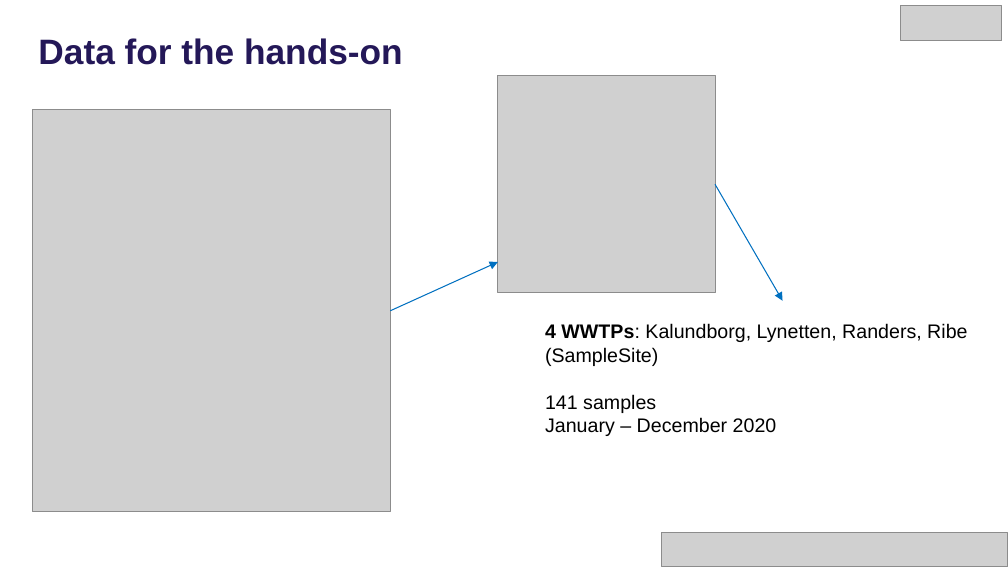
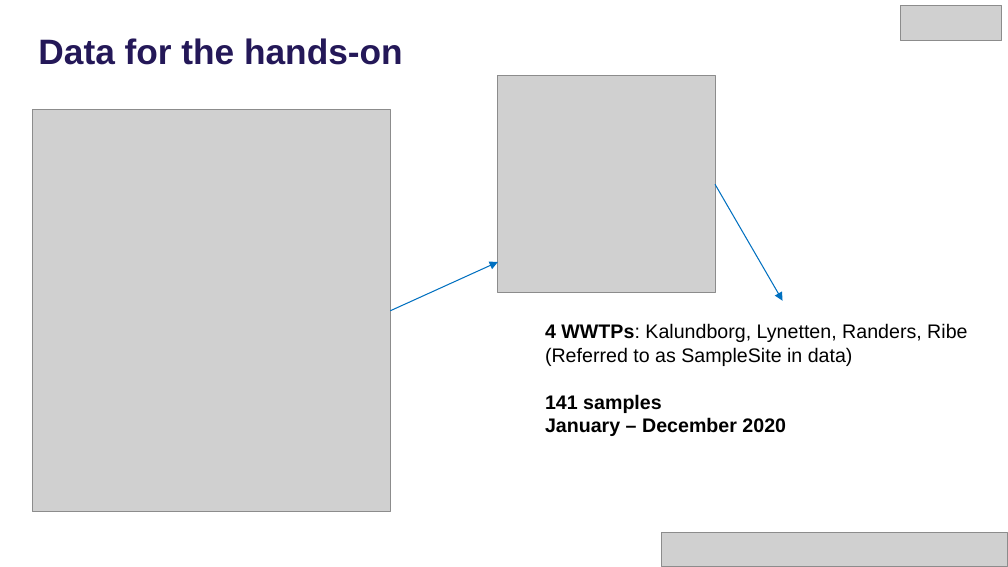
Before and after one commit to mpeces/MiDAS_course_2025, a slide deck: slide 4 of presentations/Hands-on_Setup.pptx. Drawn at 1008x567 pixels with LibreOffice and Linux fonts; fonts in the diff are those of the drawing; grey boxes stand for pictures. Boxes give left, top, right and bottom in pixels: in the first picture for what was removed or moved away, otherwise in the second. Text is boxed around its words. In the diff, an @@ line names an element or a change of style, - is before the commit and + after.

Commit message:
Update presentation

```diff
--- a/presentations/Hands-on_Setup.pptx
+++ b/presentations/Hands-on_Setup.pptx
@@ text at (x1=545, y1=323, x2=967, y2=366): text changed @@
-4 WWTPs: Kalundborg, Lynetten, Randers, Ribe (SampleSite)
+4 WWTPs: Kalundborg, Lynetten, Randers, Ribe (Referred to as SampleSite in data)
@@ text at (x1=545, y1=394, x2=786, y2=436): bold on in "141 samples", "January – December 2020" @@
```
Also in this commit, not shown: 5 other slides changed.
